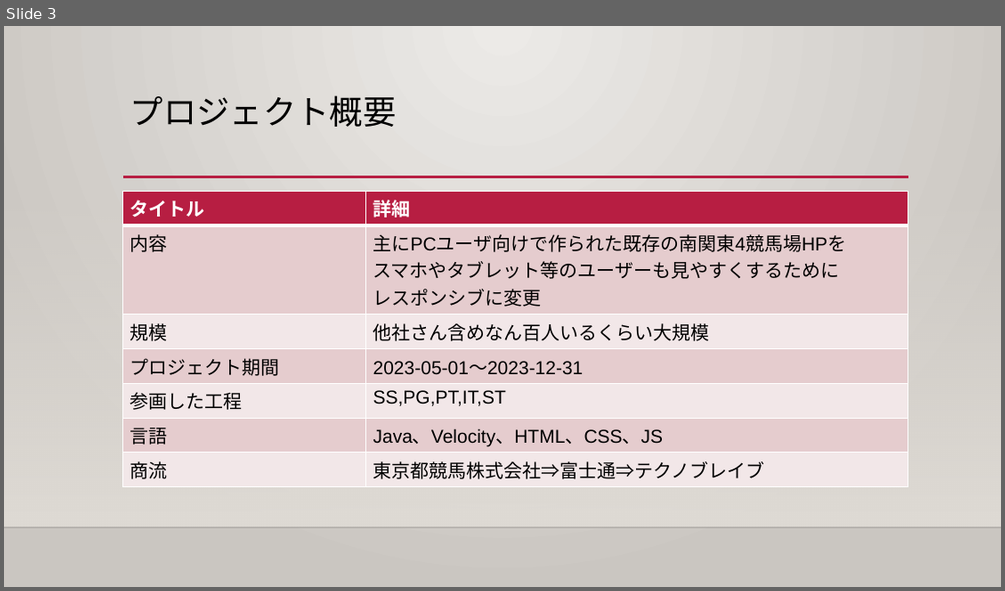
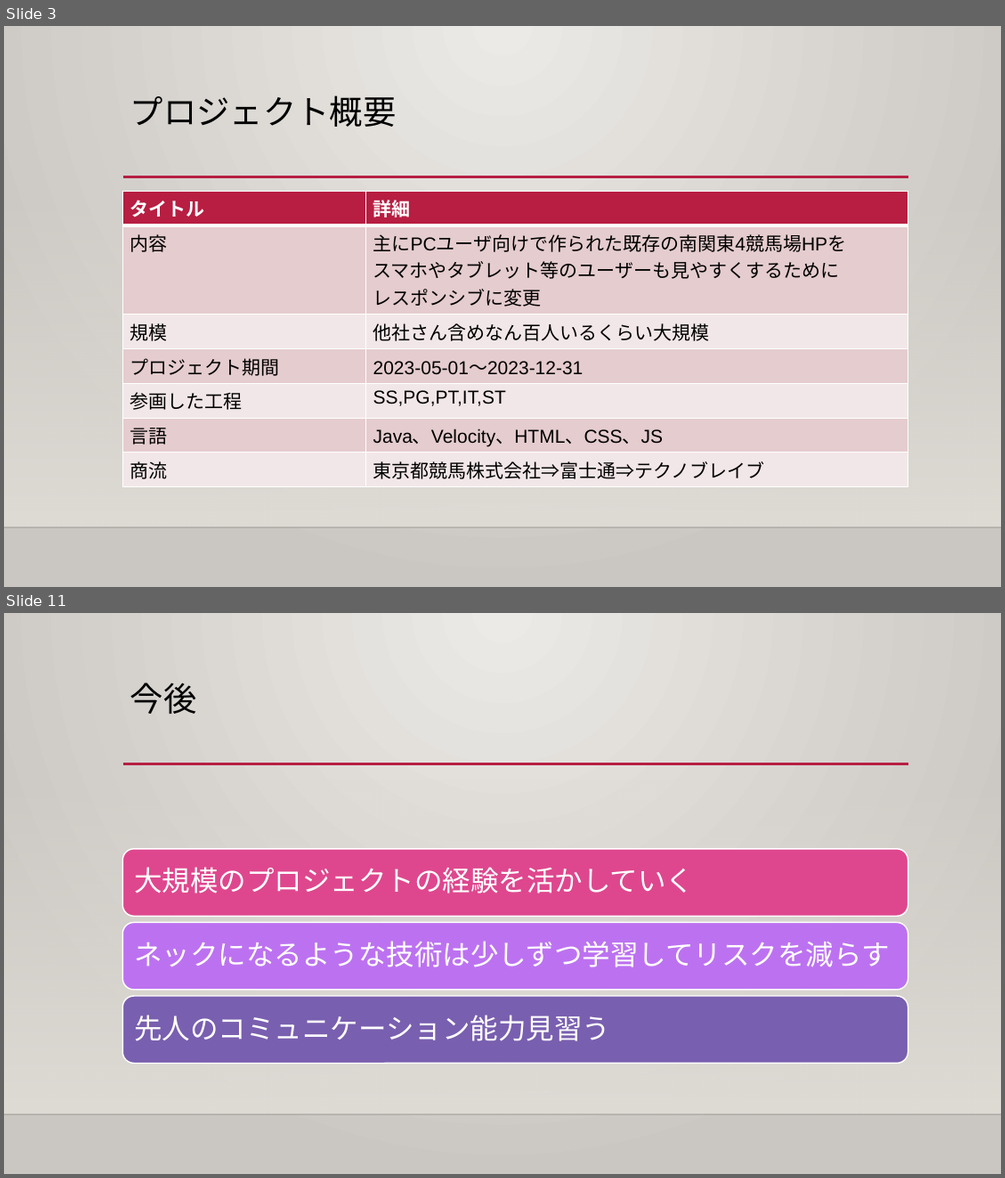
Before and after one commit to bittap/ppt, a slide deck: プログラム経験.pptx. Shown one above the other, each under a label of ours: slide 3 before the commit, slides 3 and 11 after it; the slides between them are not shown. The pictures are 1005x591 and 1005x1178 pixels, drawn with LibreOffice and Linux fonts; fonts in the diff are those of the drawing; background and template pictures are left out. Boxes give left, top, right and bottom in pixels: in the first picture for what was removed or moved away, otherwise in the second. Text is boxed around its words. In the diff, an @@ line names an element or a change of style, - is before the commit and + after.

```diff
--- a/プログラム経験.pptx
+++ b/プログラム経験.pptx
@@ slide 11 added at box(4, 613, 1001, 1174), background gradient #ECEAE7 to #CAC7C1; not listed: 3 template elements that a slide beside it also shows @@
@@ title added at box(130, 682, 197, 714), 32 pt, text #000000 @@
+今後
@@ group added at box(123, 849, 908, 1063): 3 rounded rectangles, 3 texts @@
+大規模のプロジェクトの経験を活かしていく
+ネックになるような技術は少しずつ学習してリスクを減らす
+先人のコミュニケーション能力見習う
```
Also in this commit, not shown: 4 slides changed, 4 other slides added.
